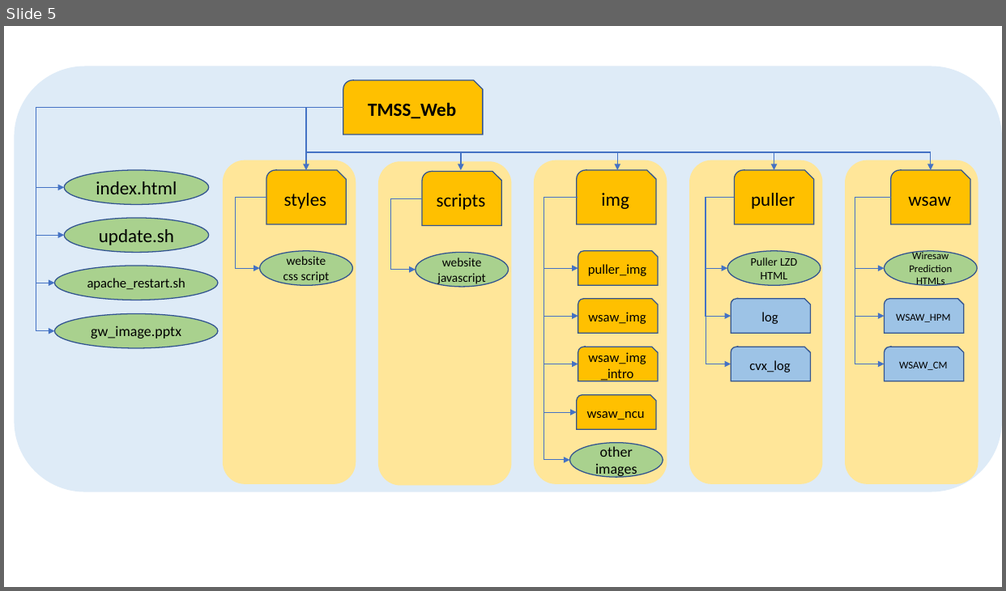
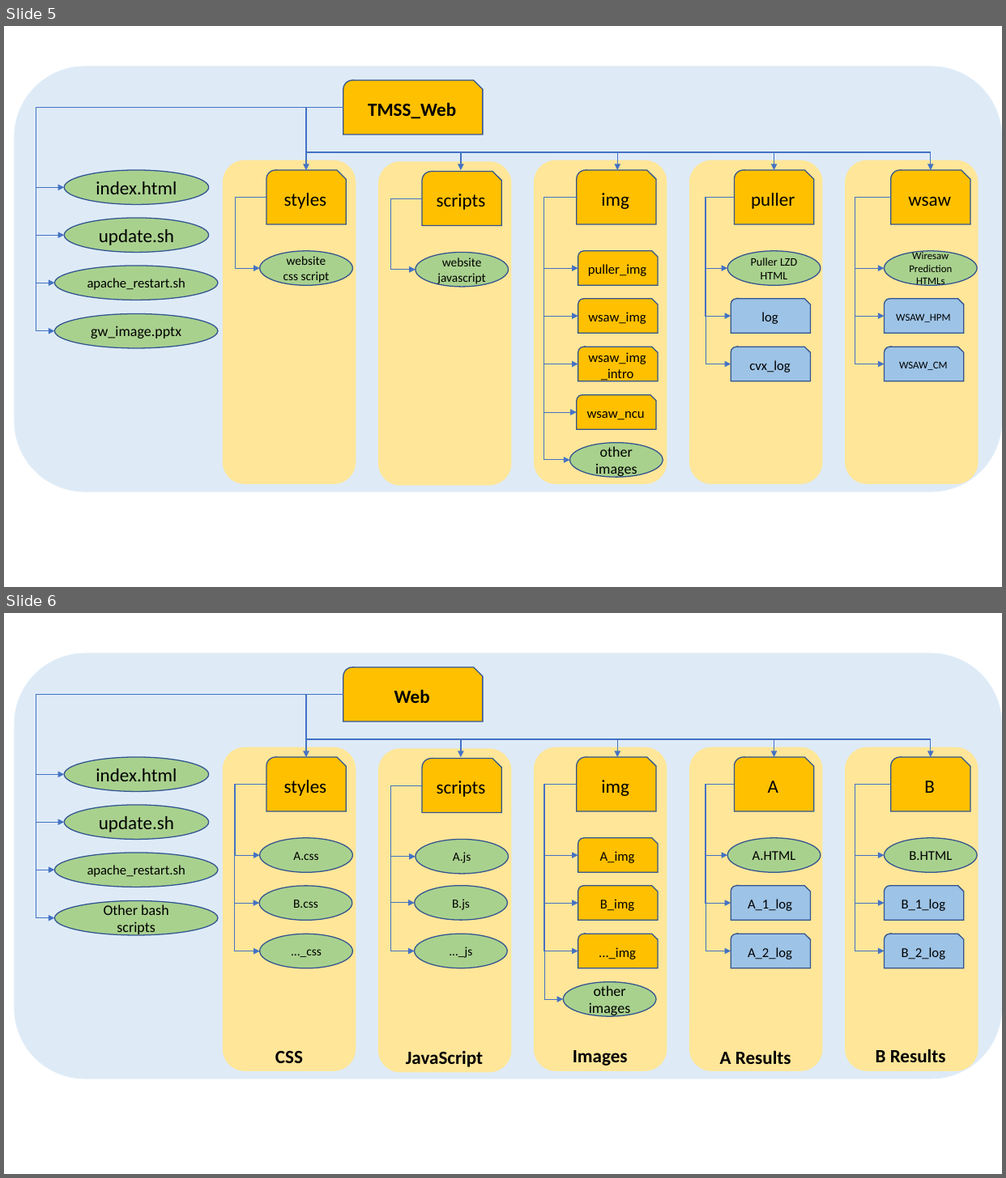
Before and after one commit to blakehung0216/blakehung0216.github.io, a slide deck: gw_image.pptx. Shown one above the other, each under a label of ours: slide 5 before the commit, slides 5 and 6 after it. The pictures are 1006x591 and 1006x1178 pixels, drawn with LibreOffice and Linux fonts; fonts in the diff are those of the drawing. Boxes give left, top, right and bottom in pixels: in the first picture for what was removed or moved away, otherwise in the second. Text is boxed around its words. In the diff, an @@ line names an element or a change of style, - is before the commit and + after.

Commit message:
Develop-Add some pages

```diff
--- a/gw_image.pptx
+++ b/gw_image.pptx
@@ slide 6 added at [4, 613, 1002, 1174], background #FFFFFF @@
@@ group added at [14, 653, 1002, 1080]: 21 elbow arrows, 13 snip round rects, 9 ellipses, 6 rounded rectangles @@
+Web
+index.html
+update.sh
+apache_restart.sh
+A
+A.HTML
+A_1_log
+A_2_log
+B
+B.HTML
+B_1_log
+B_2_log
+Other bash scripts
+styles
+A.css
+img
+A_img
+B_img
+..._img
+other images
+scripts
+A.js
@@ elbow arrow added from (266, 785) to (259, 904), #4472C4 0.75 pt @@
@@ elbow arrow added from (266, 785) to (260, 952), #4472C4 0.75 pt @@
@@ elbow arrow added from (423, 786) to (414, 903), #4472C4 0.75 pt @@
@@ elbow arrow added from (423, 786) to (414, 952), #4472C4 0.75 pt @@
@@ ellipse added at [259, 886, 352, 921], fill #A9D18E, outline #325491 1 pt, 12 pt, text #000000 @@
+B.css
@@ ellipse added at [414, 885, 507, 920], fill #A9D18E, outline #325491 1 pt, 12 pt, text #000000 @@
+B.js
@@ ellipse added at [260, 934, 353, 969], fill #A9D18E, outline #325491 1 pt, 12 pt, text #000000 @@
+..._css
@@ ellipse added at [414, 934, 507, 969], fill #A9D18E, outline #325491 1 pt, 12 pt, text #000000 @@
+..._js
@@ text added at [876, 1049, 946, 1063], 18 pt, text #000000, bold @@
+B Results
@@ text added at [275, 1051, 303, 1063], 18 pt, text #000000, bold @@
+CSS
@@ text added at [406, 1051, 483, 1067], 18 pt, text #000000, bold @@
+JavaScript
@@ text added at [573, 1050, 628, 1066], 18 pt, text #000000, bold @@
+Images
@@ text added at [720, 1050, 791, 1064], 18 pt, text #000000, bold @@
+A Results
```
